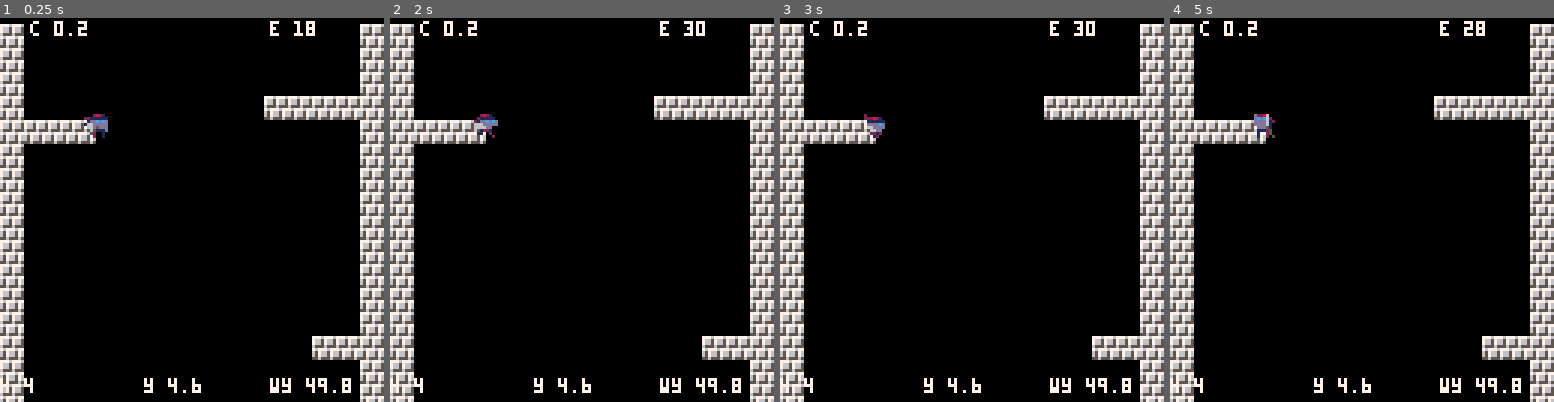
Above: before the commit, frames 1-4 (left to right).
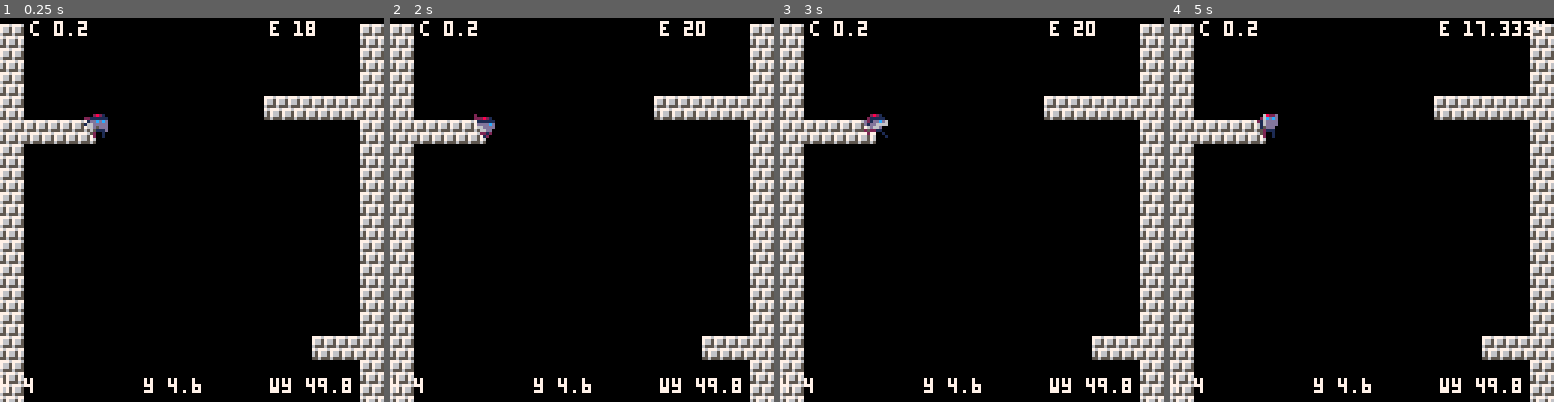
Above: after the commit, the same moments.

Repository: ggaughan/wake-of-the-ninja
Game: PICO-8 cartridge wakey.p8
Same seed, same stepped clock (60 frames per second), same inputs: the game is played once before the commit and once after it.
Inputs:
- Up to frame 1 (0.25 s): no input
- Up to frame 2 (2 s): hold Right from 1.6 s (still down)
- Up to frame 3 (3 s): release Right at 2.1 s; hold Up 2.15-2.42 s; hold Right from 2.47 s (still down)
- Up to frame 4 (5 s): release Right at 3.03 s; hold Left 3.08-3.58 s; hold Down 3.63-3.97 s; hold Right 4.02-4.68 s; hold Up from 4.73 s (still down)

Frame 1 is identical in both runs. In frame 2, 0.2% of the frame differs, in the area x 21-79%, y 2-32%; in frame 3, 0.3%; in frame 4, 0.6%, in the area x 21-98%, y 0-32%.

Commit message:
Fix gravity with no energy

Diff:
--- a/wakey.p8
+++ b/wakey.p8
@@ -25,17 +25,17 @@
 w_h = 100
 w_default_brick = 59
 w_default_row = {w_default_brick,0,0,0,0,0,0,0,0,0,0,0,0,0,0,w_default_brick}
-w_g_y = 0.1
+w_g_y = 0.1  -- gravity
 
 
 scroll_dy = 0.2
 wdy = 0
 
 default_energy = 1
-default_energy_use = default_energy/4
+default_energy_use = default_energy/3
 min_energy = 1
 low_energy = min_energy * 10
-max_energy = default_energy * 30
+max_energy = default_energy * 20
 
 function _init()
  wy=(w_h/2)
@@ -46,8 +46,8 @@
 	pl.dir=r
  pl.state=idle
  pl.frame=1
- pl.inertia=0.5
- --pl.bounce=0.2
+ pl.inertia=0.7
+ pl.bounce=0.1
  pl.energy = 10
 
 
@@ -68,14 +68,14 @@
 	pl.state = idle
 
  -- how fast to accelerate
- local accel = 0.1
+ local accel = 0.2
  if btn(⬅️) then
- 	pl.dx -= accel
+ 	pl.dx -= accel/2
  	pl.dir = l
  	pl.state = l
  end
  if btn(➡️) then
-  pl.dx += accel
+  pl.dx += accel/2
  	pl.dir = r
  	pl.state = r
  end
@@ -92,6 +92,7 @@
 	 	pl.dir = t
 	 	pl.energy -= default_energy_use
 	 end --else --'fall'
+ 	--printh("!"..pl.energy)
  end
  if btn(⬇️) then
 	 if pl.energy > min_energy then
@@ -112,6 +113,7 @@
  	pl.energy += default_energy
 	end
 	if not btn(⬆️) and w_g_y > 0 then
+		--printh("!*"..pl.energy)
  	pl.energy += default_energy
 	end
 	if pl.energy > max_energy then
@@ -146,7 +148,7 @@
  --end
 
 	-- todo revisit
-	if pl.dy >0 then
+	if pl.dy >0.1 then
 		solid_pl = solid_a(pl, 0, pl.dy+wdy+w_g_y)
 		if pl.state != b and pl.state != jump then
 			if not solid_pl then
@@ -329,7 +331,7 @@
  -- grab the cell value
  --val=mget(x, y)
  val=mget(x, y)
-	printh(x..","..y)
+	--printh(x..","..y)
  -- check if flag 0 is set (the
  -- red toggle button in the
  -- sprite editor)
@@ -348,8 +350,8 @@
 	y = y - (ceil(wy)-wy)
 
  if debug then
-		rect(x*8-w*16, y*8-h*16, x*6+w*16, y*8+h*16, 9)
-		printh((x*8-w*16)..","..(y*8-h*16)..","..(x*6+w*16)..","..(y*8+h*16))
+		--rect(x*8-w*16, y*8-h*16, x*6+w*16, y*8+h*16, 9)
+		--printh((x*8-w*16)..","..(y*8-h*16)..","..(x*6+w*16)..","..(y*8+h*16))
 	end
 
  return
@@ -418,7 +420,7 @@
  then
   a.x += a.dx
  else
-  printh(a.dx.." "..a.y)
+  --printh(a.dx.." "..a.y)
   -- otherwise bounce
   a.dx *= -a.bounce
   --sfx(2)
@@ -430,17 +432,20 @@
   a.y += a.dy
 	 -- gravity
  	a.dy += w_g_y
+  --printh(a.dy.."!")
  else
   a.dy *= -a.bounce
   --printh(a.dy.."!")
   --sfx(2)
  end
 
-
+	-- remove
  -- todo player only - or set others' energy high
- if (a.energy < low_energy) then
-	 a.dy *= a.inertia  --i.e. double
-	end
+	-- if (a.energy < low_energy) then
+	--  if a.energy > 0 then
+	--		 a.dy *= a.energy / low_energy
+	--		end
+	--	end
 
 
  -- apply inertia
